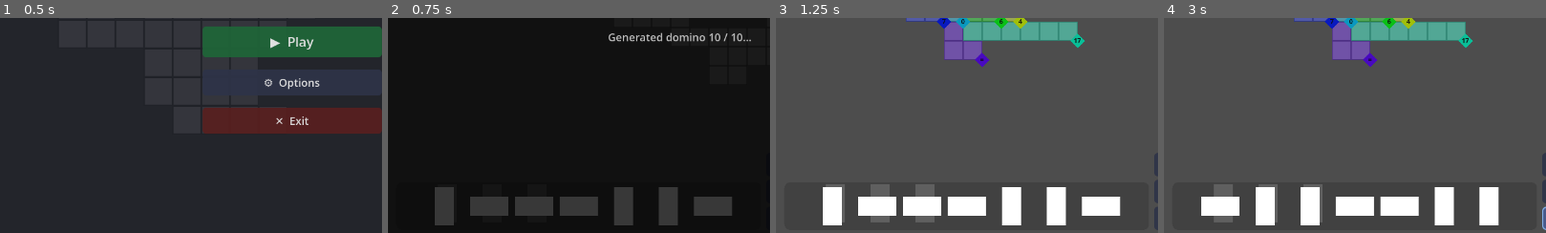
Above: before the commit, frames 1-4 (left to right).
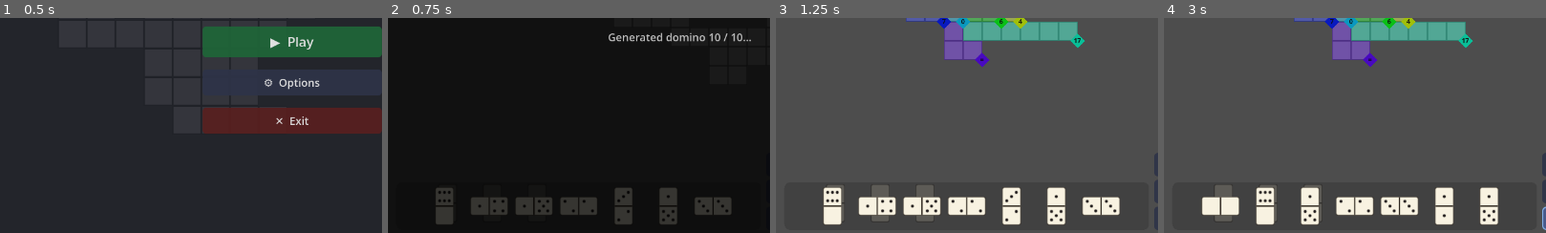
Above: after the commit, the same moments.

Repository: Javen-W/Ritz
Game: Godot game, scene res://main_menu.tscn
Same seed, same stepped clock (60 frames per second), same inputs: the game is played once before the commit and once after it.
Inputs:
- Up to frame 1 (0.5 s): no input
- Up to frame 2 (0.75 s): click "▶ Play" at 0.5 s
- Up to frame 3 (1.25 s): no input
- Up to frame 4 (3 s): click "◀" at 1.25 s; click "▶" at 2 s; click "⇄ Shuffle" at 2.75 s
The pictures show only the part of the screen within x 12-62%, y 50-100%; the shares and areas given below are measured in that part.

Frame 1 is identical in both runs. In frame 2, 1.3% of the frame differs, in the area x 12-90%, y 78-97%; in frame 3, 6.6%, in the area x 12-91%, y 77-97%; in frame 4, 6.6%.

Commit message:
Fix: use custom_modulate shader uniform instead of unavailable MODULATE built-in
Co-authored-by: Javen-W <21213702+Javen-W@users.noreply.github.com>

Diff:
--- a/domino.gd
+++ b/domino.gd
@@ -59,6 +59,10 @@
 func set_highlighted(val: bool) -> void:
 	if shader_material:
 		shader_material.set_shader_parameter("highlighted", val)
+
+func set_panel_modulate(color: Color) -> void:
+	if shader_material:
+		shader_material.set_shader_parameter("custom_modulate", color)
 
 func rotate_once() -> void:
 	rotate(deg_to_rad(90.0)) # (Negative -> CCW).
--- a/domino.gdshader
+++ b/domino.gdshader
@@ -9,6 +9,10 @@
 
 // When true the domino is visually highlighted (selection indicator)
 uniform bool highlighted = false;
+
+// Colour multiplier applied to the final output (replaces node modulate, which is
+// not propagated automatically through a ShaderMaterial in the GL Compatibility renderer).
+uniform vec4 custom_modulate : source_color = vec4(1.0, 1.0, 1.0, 1.0);
 
 const float DOT_RADIUS = 0.075;
 const float BORDER_THICKNESS   = 0.035;   // inset from outer edge
@@ -130,9 +134,9 @@
 		// Final colour with shape alpha for smooth outer edge
 		COLOR = vec4(col.rgb, shape);
 
-		// Apply the node's modulate (includes parent modulate, e.g. PREVIEW_MODULATE
-		// set by DominoPanel on preview-stack dominos).  Canvas-item ShaderMaterials
-		// do NOT apply MODULATE automatically — the shader must do it explicitly.
-		COLOR *= MODULATE;
+		// Apply the custom modulate (set via shader parameter by DominoPanel so that
+		// preview-stack dominos appear darkened/translucent in GL Compatibility where
+		// the MODULATE built-in is not available).
+		COLOR *= custom_modulate;
 	}
 }
--- a/domino_panel.gd
+++ b/domino_panel.gd
@@ -232,7 +232,7 @@
 			domino.position = _slot_local_position(i - cur_start)
 			domino.scale = Vector2.ONE
 			domino.z_index = 10
-			domino.modulate = Color.WHITE
+			domino.set_panel_modulate(Color.WHITE)
 			domino.is_interactive = true
 			domino.mouse_collision.set_deferred("disabled", false)
 		elif total > 1 and i >= next_start and i < next_start + VISIBLE_COUNT:
@@ -241,7 +241,7 @@
 			domino.position = _slot_local_position(i - next_start) + PREVIEW_OFFSET
 			domino.scale = Vector2.ONE
 			domino.z_index = 5
-			domino.modulate = PREVIEW_MODULATE
+			domino.set_panel_modulate(PREVIEW_MODULATE)
 			domino.is_interactive = false
 			domino.mouse_collision.set_deferred("disabled", true)
 		else:
